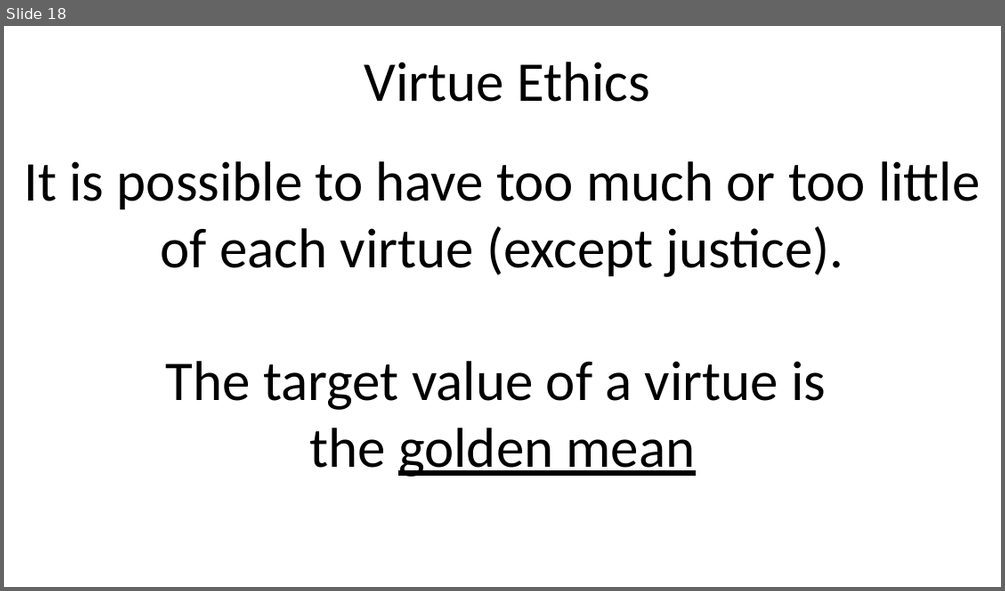
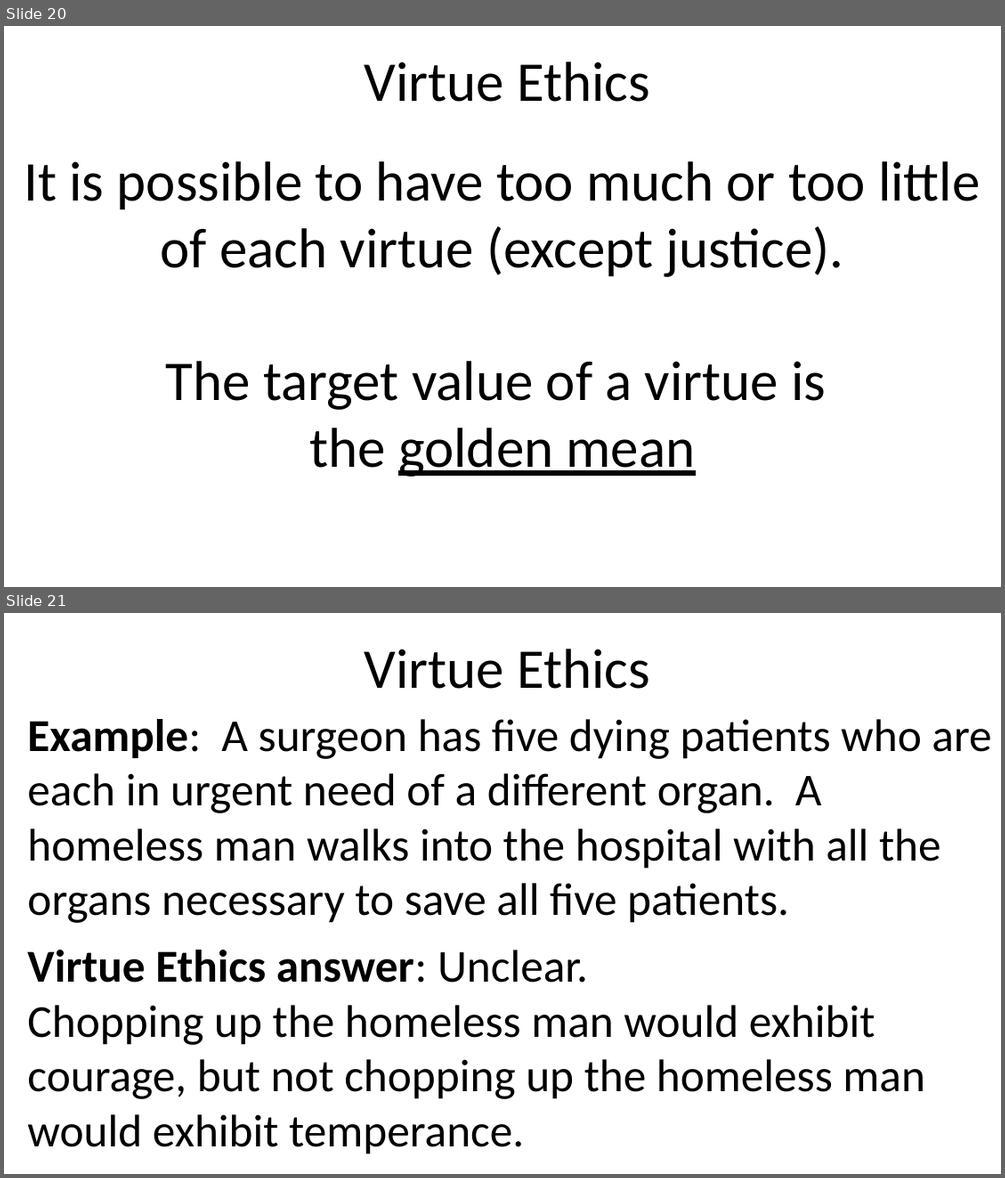
Before and after one commit to winkelmantanner/winkelmantanner.github.io, a slide deck: Presentation1.pptx. Shown one above the other, each under a label of ours: slide 18 before the commit, slides 20 and 21 after it. The pictures are 1005x591 and 1005x1178 pixels, drawn with LibreOffice and Linux fonts; fonts in the diff are those of the drawing. Boxes give left, top, right and bottom in pixels: in the first picture for what was removed or moved away, otherwise in the second. Text is boxed around its words. In the diff, an @@ line names an element or a change of style, - is before the commit and + after.

```diff
--- a/Presentation1.pptx
+++ b/Presentation1.pptx
@@ slide 21 added at <box>4,613,1001,1174</box>, background #FFFFFF @@
@@ text added at <box>364,649,650,689</box>, 54 pt, text #000000 @@
+Virtue Ethics
@@ text added at <box>27,719,991,923</box>, 44 pt, text #000000 @@
+Example: A surgeon has five dying patients who are each in urgent need of a different organ. A homeless man walks into the hospital with all the organs necessary to save all five patients.
@@ text added at <box>27,949,924,1154</box>, 44 pt, text #000000 @@
+Virtue Ethics answer: Unclear.
+Chopping up the homeless man would exhibit courage, but not chopping up the homeless man would exhibit temperance.
@@ what was slide 18 is now slide 20 @@
```
Also in this commit, not shown: 3 slides changed, 4 other slides added.
